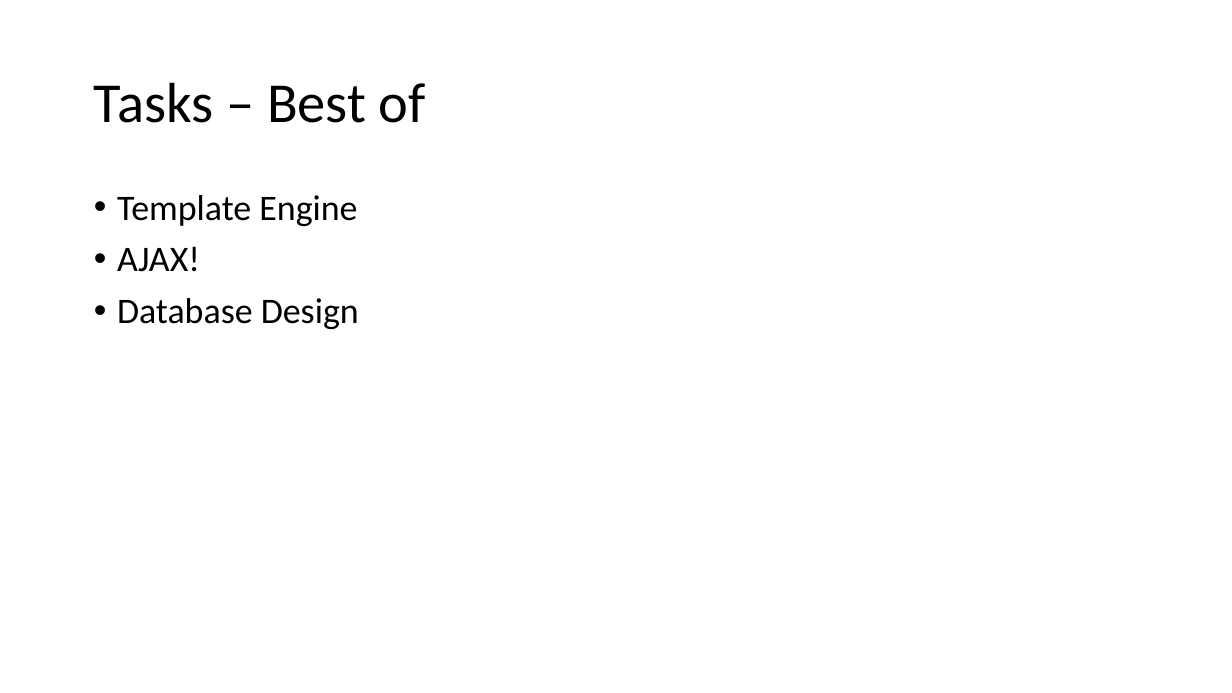
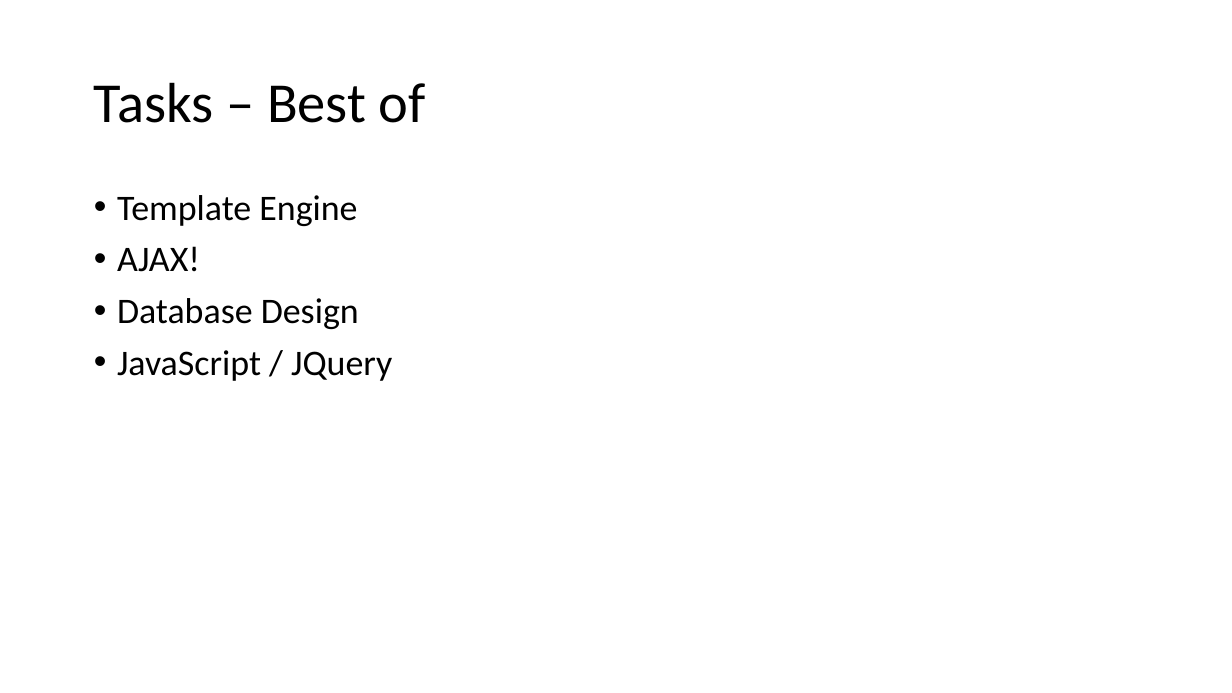
Before and after one commit to riedd2/webprogramming, a slide deck: slide 7 of ch.bfh.bti7054.w2014.p.pc-hammer/doc/PCHAMMER.pptx (slide 4 before the commit). Drawn at 1232x693 pixels with LibreOffice and Linux fonts; fonts in the diff are those of the drawing; background and template pictures are left out. Boxes give left, top, right and bottom in pixels: in the first picture for what was removed or moved away, otherwise in the second. Text is boxed around its words. In the diff, an @@ line names an element or a change of style, - is before the commit and + after.

```diff
--- a/ch.bfh.bti7054.w2014.p.pc-hammer/doc/PCHAMMER.pptx
+++ b/ch.bfh.bti7054.w2014.p.pc-hammer/doc/PCHAMMER.pptx
@@ text at <box>117,350,392,381</box>: paragraph added @@
+• JavaScript / JQuery
```
Also in this commit, not shown: 2 other slides changed, 3 slides added, 2 other files.
